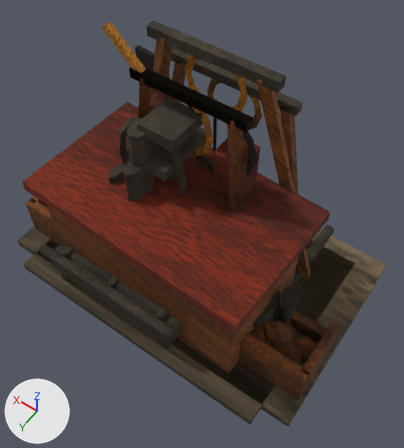
What one commit did to the Blender file pilots/map-rebuild-spike/landmarks/incline/incline-landmarks.blend.
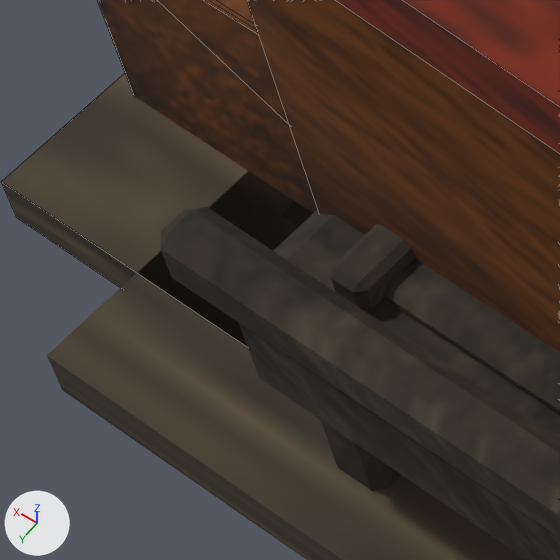
The first picture shows the older version from a 50 mm camera at (-5.38, 7.29, 13.25) aimed at (-0.62, 0.62, 2.77). The close-ups show the older and then the newer version on the part from 4% to 23% of the width and 48% to 65% of the height of that picture. Only the edits that show in the close-ups are written down. The axes (+X, +Y, +Z) are drawn at lower left. The lights are the same throughout. The close-ups show mesh edges as thin lines.

The first close-up shows 'ford-service-pump', 'upper-ore-cable-house' and 1 more.
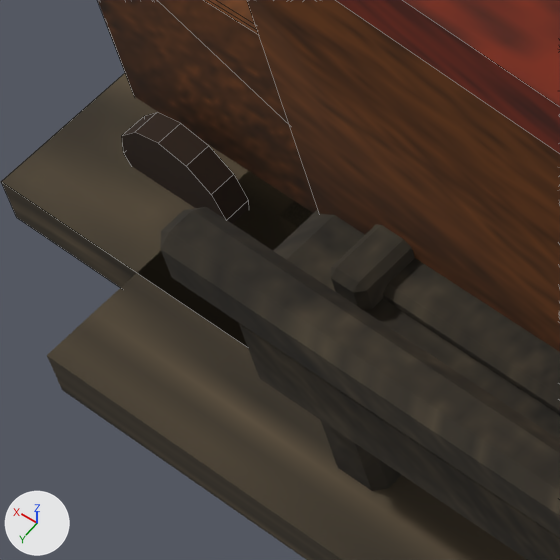
Boxes [x1, y1, x2, y2] around the edits, measured in the close-ups (560 x 560 px):
part 1 of me_upper_ore_cable_house_mesh, added: after [122, 112, 249, 224]

Patch to the scene script:
```diff
--- a/pilots/map-rebuild-spike/landmarks/incline/incline-landmarks.blend.py
+++ b/pilots/map-rebuild-spike/landmarks/incline/incline-landmarks.blend.py
@@ me_upper_ore_cable_house_mesh @@
 # used by ob_upper_ore_cable_house; location = (0.0, 0.0, 0.0)
-me_upper_ore_cable_house_mesh.from_pydata(...)  # 3392 vertices, 1552 faces; spans x -4.5..4.5, y -2.81..2.81, z 0.0..5.51
+me_upper_ore_cable_house_mesh.from_pydata(...)  # 3608 vertices, 1680 faces; spans x -4.5..4.5, y -2.81..2.81, z 0.0..5.51
+# me_upper_ore_cable_house_mesh part 1: a new loose piece, a 12-sided cylinder along y spanning x 3.6..4.16, y 2.12..2.24, z 0.03..0.59, in mat_inclinelandmarkpackmaterial (picture img_inclinelandmarkatlas)
+# other edits to the shape of me_upper_ore_cable_house_mesh do not show in these pictures
 me_upper_ore_cable_house_mesh.materials.append(mat_inclinelandmarkpackmaterial)
```
